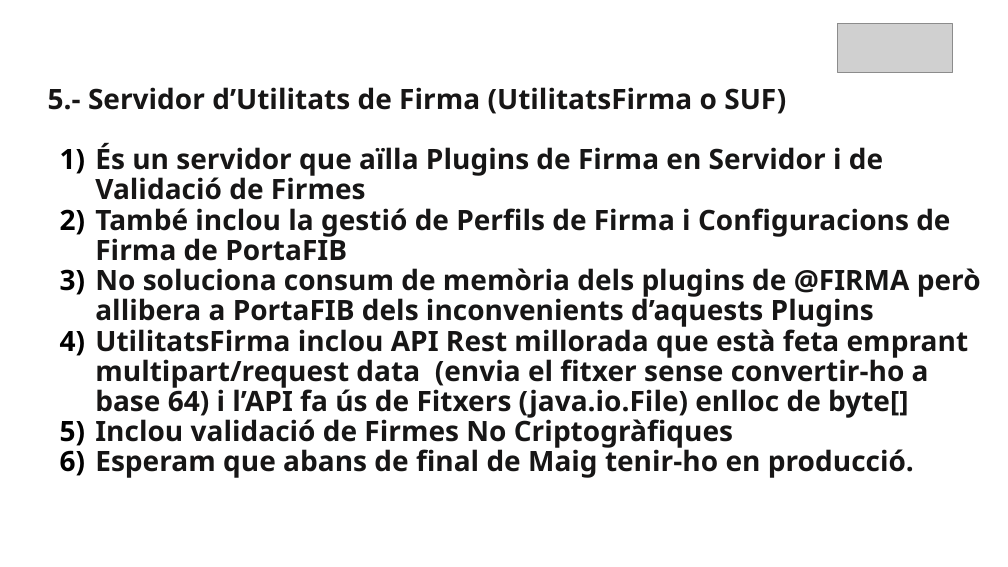
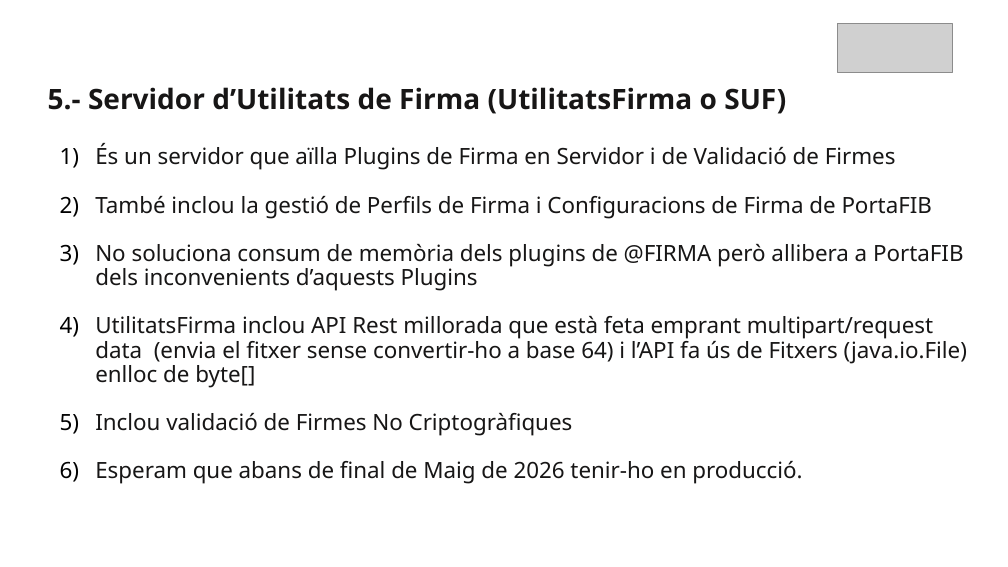
Before and after one commit to GovernIB/pluginsib-signatureserver, a slide deck: slide 13 of afirmaserver/doc/Problematica_Plugin_Firma_Validacio_@firma.odp. Drawn at 1008x567 pixels with LibreOffice and Linux fonts; fonts in the diff are those of the drawing; grey boxes stand for pictures; background and template pictures are left out. Boxes give left, top, right and bottom in pixels: in the first picture for what was removed or moved away, otherwise in the second. Text is boxed around its words. In the diff, an @@ line names an element or a change of style, - is before the commit and + after.

Commit message:
Presentació explicativa del consum de memòria de l'API de @firma

```diff
--- a/afirmaserver/doc/Problematica_Plugin_Firma_Validacio_@firma.odp
+++ b/afirmaserver/doc/Problematica_Plugin_Firma_Validacio_@firma.odp
@@ text at <box>95,144,967,436</box>: size 20 to 16 pt, bold off in "És un servidor que aïlla Plugins de ...", "També inclou la gestió de Perfils de ...", "No soluciona consum de memòria dels plugins ...", "UtilitatsFirma inclou API Rest millorada que està ..." and 1 more places @@
@@ text at <box>95,461,802,484</box>: text changed; size 20 to 16 pt; bold off @@
-6) Esperam que abans de final de Maig tenir-ho en producció.
+6) Esperam que abans de final de Maig de 2026 tenir-ho en producció.
```
Also in this commit, not shown: 2 other slides changed.
